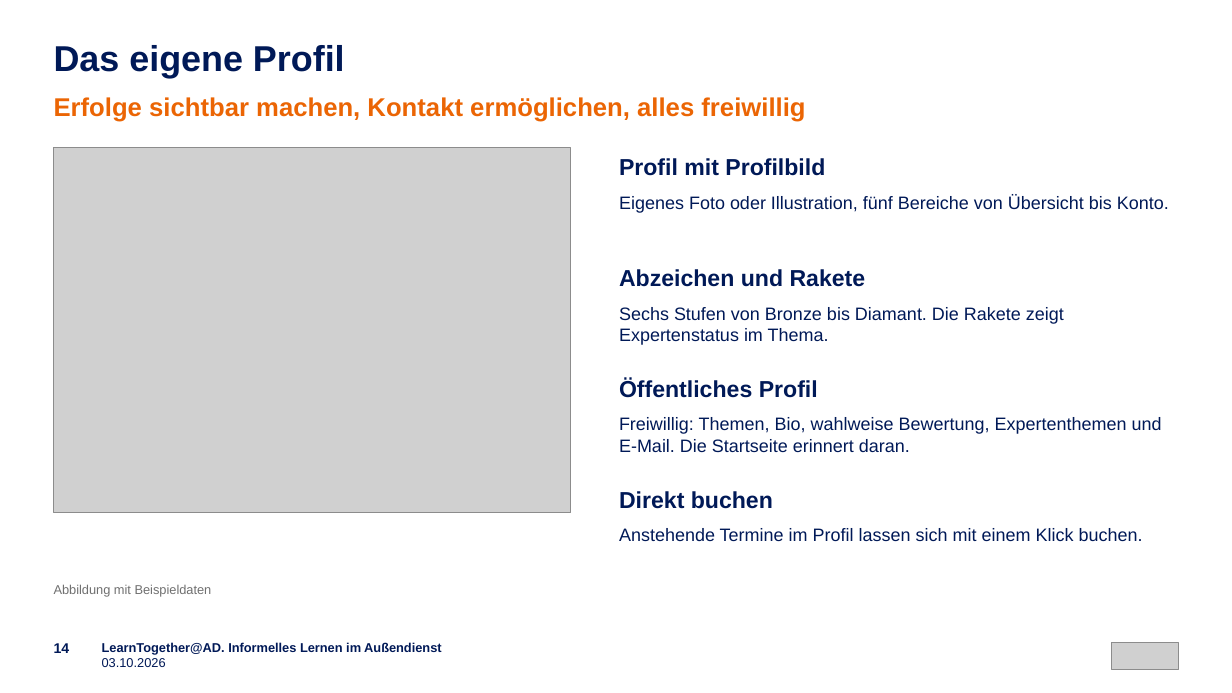
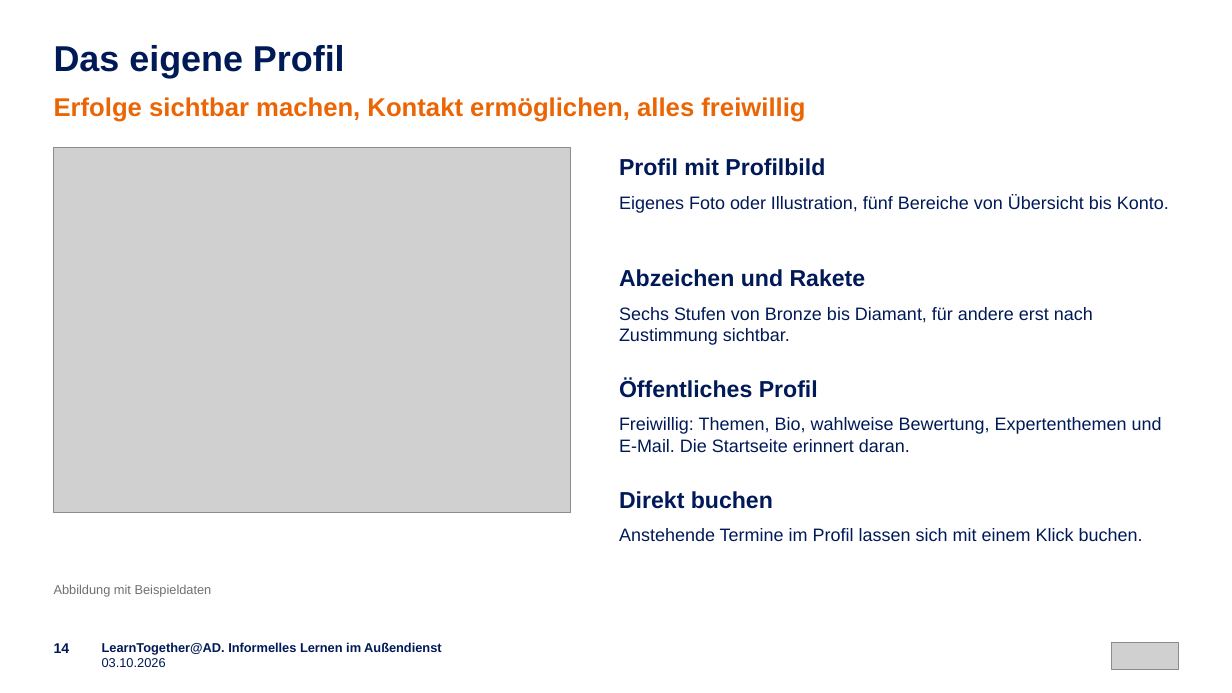
Before and after one commit to emplush/ruv_learntogether, a slide deck: slide 14 of docs/LearnTogether-AD_Praesentation.pptx. Drawn at 1232x693 pixels with LibreOffice and Linux fonts; fonts in the diff are those of the drawing; grey boxes stand for pictures. Boxes give left, top, right and bottom in pixels: in the first picture for what was removed or moved away, otherwise in the second. Text is boxed around its words. In the diff, an @@ line names an element or a change of style, - is before the commit and + after.

```diff
--- a/docs/LearnTogether-AD_Praesentation.pptx
+++ b/docs/LearnTogether-AD_Praesentation.pptx
@@ text at bbox=[619, 307, 1093, 345]: text changed @@
-Sechs Stufen von Bronze bis Diamant. Die Rakete zeigt Expertenstatus im Thema.
+Sechs Stufen von Bronze bis Diamant, für andere erst nach Zustimmung sichtbar.
```
Also in this commit, not shown: 4 other slides changed, 34 other files.
